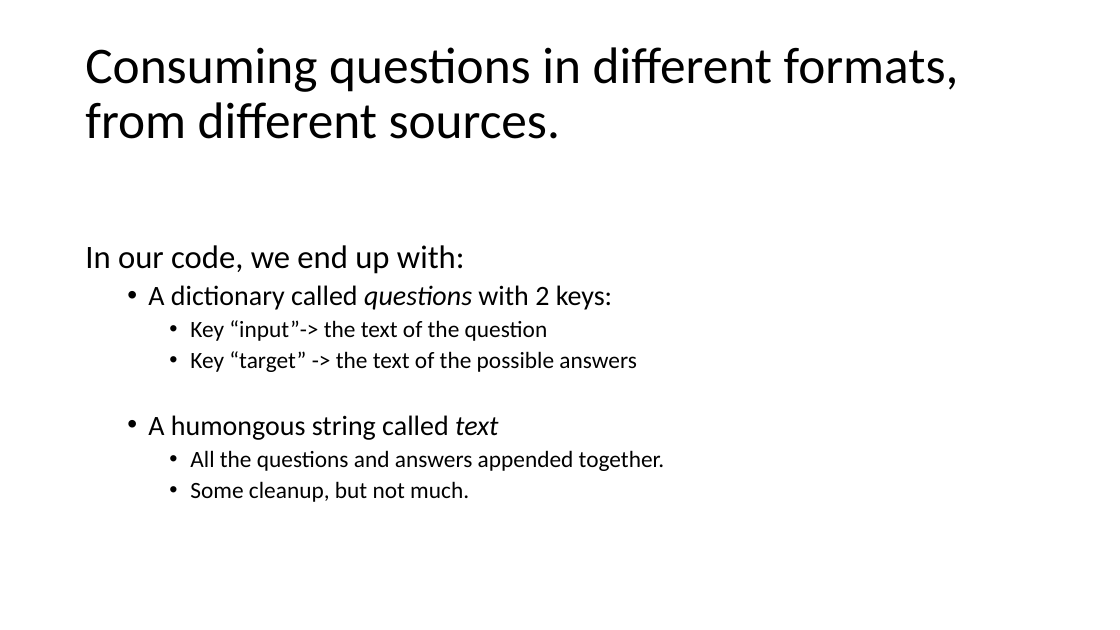
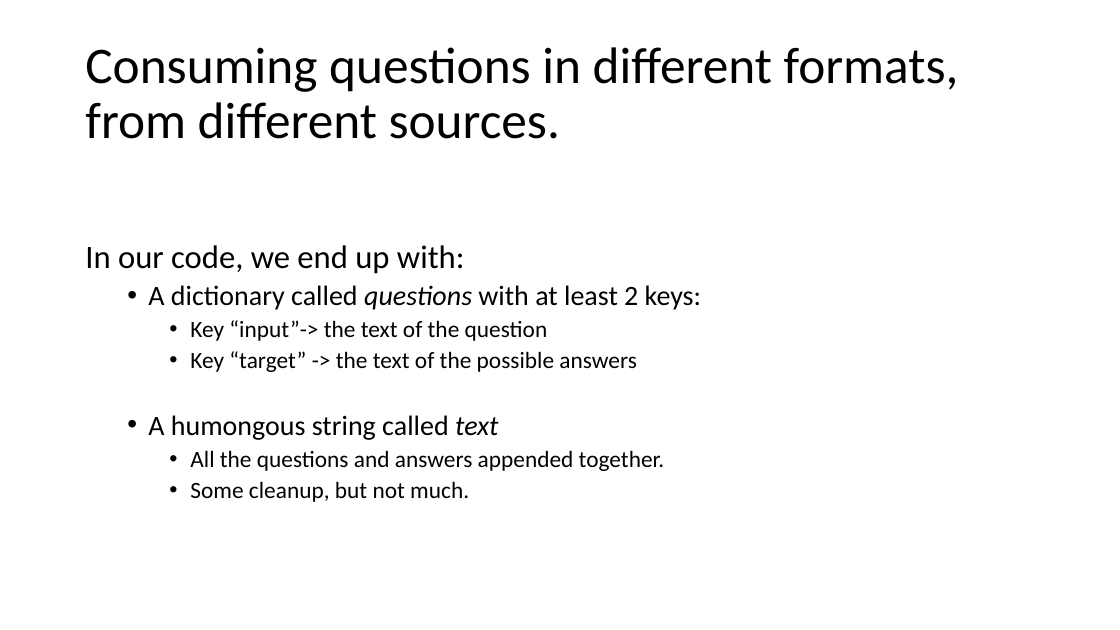
Before and after one commit to nicomp42/CCSCMW2024, a slide deck: slide 15 of CCSC-MW Fall 2024 Conference Tutorial.pptx. Drawn at 1120x630 pixels with LibreOffice and Linux fonts; fonts in the diff are those of the drawing. Boxes give left, top, right and bottom in pixels: in the first picture for what was removed or moved away, otherwise in the second. Text is boxed around its words. In the diff, an @@ line names an element or a change of style, - is before the commit and + after.

Commit message:
Updated PPTX

```diff
--- a/CCSC-MW Fall 2024 Conference Tutorial.pptx
+++ b/CCSC-MW Fall 2024 Conference Tutorial.pptx
@@ text at bbox=[148, 285, 701, 310]: text changed @@
-  • A dictionary called questions with 2 keys:
+  • A dictionary called questions with at least 2 keys:
```
Also in this commit, not shown: 2 other slides changed.
